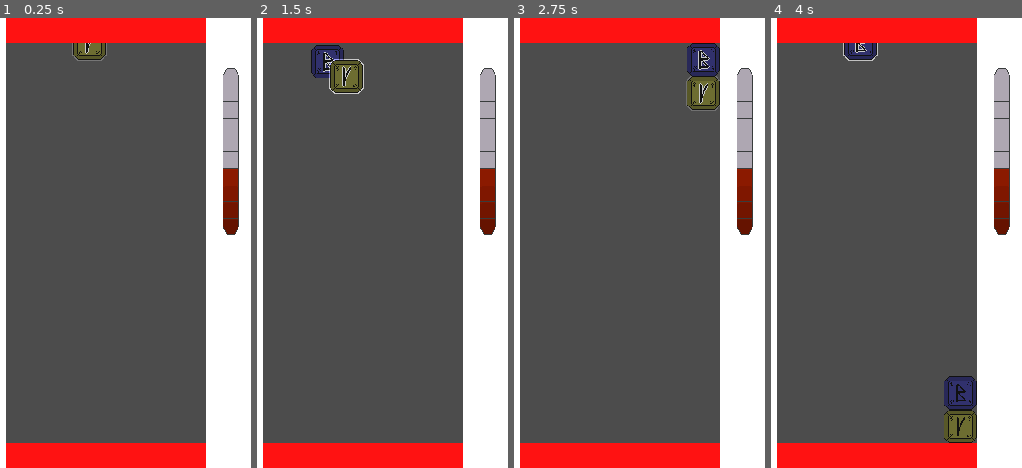
Above: before the commit, frames 1-4 (left to right).
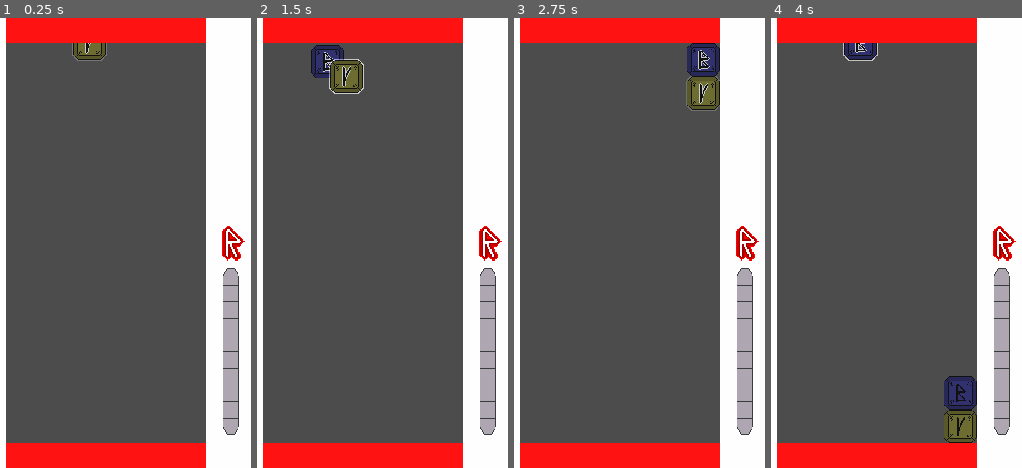
Above: after the commit, the same moments.

Repository: dreamblader/rune_ruckus
Game: Godot game, scene res://game_scene.tscn
The game is run twice, just before and just after one commit, with the same random seed, the same clock (stepped at 60 frames per second) and the same inputs.
Inputs:
- Up to frame 1 (0.25 s): no input
- Up to frame 2 (1.5 s): tap Enter (ui_accept) at 0.5, 0.77 s; hold Right (ui_right) 0.53-1.28 s; hold S (drop) 0.53-1.28 s; hold Down (ui_down) from 1.28 s (still down); tap A (rotate_l) at 1.35 s
- Up to frame 3 (2.75 s): tap Enter (ui_accept) at 1.52, 2 s; release Down (ui_down) at 2.03 s; hold Right (ui_right) from 2.03 s (still down); hold D (rotate_r) from 2.03 s (still down)
- Up to frame 4 (4 s): release D (rotate_r) at 2.78 s; tap S (drop) at 2.85 s; tap Enter (ui_accept) at 3.02, 3.77 s; release Right (ui_right) at 3.53 s; hold Left (ui_left) from 3.53 s (still down); hold A (rotate_l) from 3.53 s (still down)

The runs differ from the first frame. In frame 1, 4.9% of the frame differs, in the area x 88-98%, y 11-93%; in frame 2, 4.9%; in frame 3, 4.9%; in frame 4, 4.9%.

Commit message:
added generic rune scene added gui content and bar symbols + code (need test)

Diff:
--- a/game_scene.tscn
+++ b/game_scene.tscn
@@ -1,13 +1,21 @@
-[gd_scene load_steps=3 format=2]
+[gd_scene load_steps=4 format=2]
 
 [ext_resource path="res://main/board.tscn" type="PackedScene" id=1]
-[ext_resource path="res://ui/progress_bar/progress_bar_scene.tscn" type="PackedScene" id=2]
+[ext_resource path="res://ui/data_content_scene.tscn" type="PackedScene" id=2]
+
+[sub_resource type="Environment" id=1]
+background_mode = 4
+glow_enabled = true
+glow_hdr_threshold = 1.5
 
 [node name="Game" type="HBoxContainer"]
 pause_mode = 2
 anchor_right = 1.0
 anchor_bottom = 1.0
 custom_constants/separation = 0
+
+[node name="WorldEnvironment" type="WorldEnvironment" parent="."]
+environment = SubResource( 1 )
 
 [node name="LeftPadding" type="MarginContainer" parent="."]
 margin_right = 420.0
@@ -60,20 +68,10 @@
 margin_left = 900.0
 margin_right = 1920.0
 margin_bottom = 1080.0
-rect_min_size = Vector2( 1020, 0 )
+rect_min_size = Vector2( 1020, 1080 )
 custom_constants/margin_right = 0
 custom_constants/margin_top = 0
 custom_constants/margin_left = 0
 custom_constants/margin_bottom = 0
 
-[node name="ColorRect" type="ColorRect" parent="RightContainer"]
-margin_right = 1020.0
-margin_bottom = 1080.0
-
-[node name="RedProgress" parent="RightContainer" instance=ExtResource( 2 )]
-anchor_top = 0.0
-anchor_bottom = 0.0
-margin_top = 0.0
-margin_right = 1020.0
-margin_bottom = 1080.0
-rect_scale = Vector2( 1, 1 )
+[node name="DataContent" parent="RightContainer" instance=ExtResource( 2 )]
--- a/main/board.tscn
+++ b/main/board.tscn
@@ -1,10 +1,8 @@
-[gd_scene load_steps=8 format=2]
+[gd_scene load_steps=6 format=2]
 
-[ext_resource path="res://runes/red/rune_red_scene.tscn" type="PackedScene" id=1]
 [ext_resource path="res://main/board_script.gd" type="Script" id=2]
 [ext_resource path="res://main/player.tscn" type="PackedScene" id=3]
-[ext_resource path="res://runes/blue/rune_blue_scene.tscn" type="PackedScene" id=4]
-[ext_resource path="res://runes/yellow/rune_yellow_scene.tscn" type="PackedScene" id=5]
+[ext_resource path="res://runes/rune_scene.tscn" type="PackedScene" id=5]
 
 [sub_resource type="RectangleShape2D" id=2]
 extents = Vector2( 40, 600 )
@@ -15,9 +13,7 @@
 [node name="Board" type="Node2D"]
 pause_mode = 2
 script = ExtResource( 2 )
-red_rune = ExtResource( 1 )
-blue_rune = ExtResource( 4 )
-yellow_rune = ExtResource( 5 )
+rune_scene = ExtResource( 5 )
 
 [node name="WallLeft" type="StaticBody2D" parent="."]
 position = Vector2( -80, 0 )
--- a/main/board_script.gd
+++ b/main/board_script.gd
@@ -16,9 +16,7 @@
 var next_runes: Array = []
 var rng = RandomNumberGenerator.new()
 
-export (PackedScene) var red_rune
-export (PackedScene) var blue_rune
-export (PackedScene) var yellow_rune
+export (PackedScene) var rune_scene
 
 onready var player = $Player
 
@@ -87,28 +85,16 @@
 
 
 func _on_Player_place_runes(insta_position, pivot_rune, side_rune) -> void:
-	var new_rune_from_pivot = get_rune_instance(pivot_rune)
-	var new_rune_from_side = get_rune_instance(side_rune)
-	put_new_rune(insta_position + pivot_rune.position, new_rune_from_pivot)
-	put_new_rune(insta_position + side_rune.position, new_rune_from_side)
+	put_new_rune(insta_position + pivot_rune.position, pivot_rune)
+	put_new_rune(insta_position + side_rune.position, side_rune)
 	solve(1)
 
 
-func put_new_rune(rune_position, new_rune) -> void:
+func put_new_rune(rune_position, old_rune) -> void:
+	var new_rune = rune_scene.instance()
 	new_rune.add_to_group("Rune")
 	new_rune.position = rune_position
 	new_rune.gravity = GRAVITY
 	new_rune.fade_time = FADE_TIME
 	add_child(new_rune)
-
-
-func get_rune_instance(rune) -> Node:
-	match rune.color:
-		rune.COLOR.RED:
-			return red_rune.instance()
-		rune.COLOR.YELLOW:
-			return yellow_rune.instance()
-		rune.COLOR.BLUE:
-			return blue_rune.instance()
-		_:
-			return red_rune.instance()
+	new_rune.color = old_rune.color
--- /dev/null
+++ b/runes/blue/blue_rune.tres
@@ -0,0 +1,28 @@
+[gd_resource type="SpriteFrames" load_steps=7 format=2]
+
+[ext_resource path="res://runes/blue/rune_b_sprite_sheet.png" type="Texture" id=1]
+[ext_resource path="res://runes/blue/rune_b_chain_sprite_sheet.png" type="Texture" id=2]
+
+[sub_resource type="AtlasTexture" id=18]
+atlas = ExtResource( 1 )
+region = Rect2( 0, 0, 46, 46 )
+
+[sub_resource type="AtlasTexture" id=20]
+atlas = ExtResource( 2 )
+region = Rect2( 40, 0, 40, 40 )
+
+[sub_resource type="AtlasTexture" id=21]
+atlas = ExtResource( 2 )
+region = Rect2( 80, 0, 40, 40 )
+
+[sub_resource type="AtlasTexture" id=22]
+atlas = ExtResource( 2 )
+region = Rect2( 120, 0, 40, 40 )
+
+[resource]
+animations = [ {
+"frames": [ SubResource( 18 ), SubResource( 20 ), SubResource( 21 ), SubResource( 22 ) ],
+"loop": true,
+"name": "default",
+"speed": 5.0
+} ]
--- a/runes/blue/rune_blue_scene.tscn
+++ /dev/null
@@ -1,53 +0,0 @@
-[gd_scene load_steps=10 format=2]
-
-[ext_resource path="res://runes/rune_script.gd" type="Script" id=1]
-[ext_resource path="res://runes/blue/rune_b_chain_sprite_sheet.png" type="Texture" id=2]
-[ext_resource path="res://runes/blue/rune_b_sprite_sheet.png" type="Texture" id=3]
-
-[sub_resource type="AtlasTexture" id=18]
-atlas = ExtResource( 3 )
-region = Rect2( 0, 0, 46, 46 )
-
-[sub_resource type="AtlasTexture" id=20]
-atlas = ExtResource( 2 )
-region = Rect2( 40, 0, 40, 40 )
-
-[sub_resource type="AtlasTexture" id=21]
-atlas = ExtResource( 2 )
-region = Rect2( 80, 0, 40, 40 )
-
-[sub_resource type="AtlasTexture" id=22]
-atlas = ExtResource( 2 )
-region = Rect2( 120, 0, 40, 40 )
-
-[sub_resource type="SpriteFrames" id=23]
-animations = [ {
-"frames": [ SubResource( 18 ), SubResource( 20 ), SubResource( 21 ), SubResource( 22 ) ],
-"loop": true,
-"name": "default",
-"speed": 5.0
-} ]
-
-[sub_resource type="RectangleShape2D" id=17]
-extents = Vector2( 20, 40 )
-
-[node name="RuneBlue" type="KinematicBody2D"]
-script = ExtResource( 1 )
-color = 2
-
-[node name="AnimatedSprite" type="AnimatedSprite" parent="."]
-position = Vector2( 40, 40 )
-scale = Vector2( 2, 2 )
-frames = SubResource( 23 )
-
-[node name="CollisionShape2D" type="CollisionShape2D" parent="."]
-position = Vector2( 40, 40 )
-shape = SubResource( 17 )
-
-[node name="DetectUp" type="RayCast2D" parent="."]
-position = Vector2( 40, 0 )
-rotation = 3.14159
-
-[node name="DetectRigth" type="RayCast2D" parent="."]
-position = Vector2( 80, 40 )
-rotation = -1.5708
--- /dev/null
+++ b/runes/red/red_rune.tres
@@ -0,0 +1,28 @@
+[gd_resource type="SpriteFrames" load_steps=7 format=2]
+
+[ext_resource path="res://runes/red/rune_r_sprite_sheet.png" type="Texture" id=1]
+[ext_resource path="res://runes/red/rune_r _chain_spritesheet.png" type="Texture" id=2]
+
+[sub_resource type="AtlasTexture" id=12]
+atlas = ExtResource( 1 )
+region = Rect2( 0, 0, 46, 46 )
+
+[sub_resource type="AtlasTexture" id=14]
+atlas = ExtResource( 2 )
+region = Rect2( 40, 0, 40, 40 )
+
+[sub_resource type="AtlasTexture" id=15]
+atlas = ExtResource( 2 )
+region = Rect2( 80, 0, 40, 40 )
+
+[sub_resource type="AtlasTexture" id=16]
+atlas = ExtResource( 2 )
+region = Rect2( 120, 0, 40, 40 )
+
+[resource]
+animations = [ {
+"frames": [ SubResource( 12 ), SubResource( 14 ), SubResource( 15 ), SubResource( 16 ) ],
+"loop": true,
+"name": "default",
+"speed": 7.0
+} ]
--- a/runes/red/rune_red_scene.tscn
+++ /dev/null
@@ -1,55 +0,0 @@
-[gd_scene load_steps=10 format=2]
-
-[ext_resource path="res://runes/red/rune_r _chain_spritesheet.png" type="Texture" id=1]
-[ext_resource path="res://runes/red/rune_r_sprite_sheet.png" type="Texture" id=2]
-[ext_resource path="res://runes/rune_script.gd" type="Script" id=3]
-
-[sub_resource type="AtlasTexture" id=12]
-atlas = ExtResource( 2 )
-region = Rect2( 0, 0, 46, 46 )
-
-[sub_resource type="AtlasTexture" id=14]
-atlas = ExtResource( 1 )
-region = Rect2( 40, 0, 40, 40 )
-
-[sub_resource type="AtlasTexture" id=15]
-atlas = ExtResource( 1 )
-region = Rect2( 80, 0, 40, 40 )
-
-[sub_resource type="AtlasTexture" id=16]
-atlas = ExtResource( 1 )
-region = Rect2( 120, 0, 40, 40 )
-
-[sub_resource type="SpriteFrames" id=8]
-animations = [ {
-"frames": [ SubResource( 12 ), SubResource( 14 ), SubResource( 15 ), SubResource( 16 ) ],
-"loop": true,
-"name": "default",
-"speed": 7.0
-} ]
-
-[sub_resource type="RectangleShape2D" id=9]
-extents = Vector2( 20, 40 )
-
-[node name="RuneRed" type="KinematicBody2D"]
-script = ExtResource( 3 )
-__meta__ = {
-"_edit_group_": true
-}
-
-[node name="AnimatedSprite" type="AnimatedSprite" parent="."]
-position = Vector2( 40, 40 )
-scale = Vector2( 2, 2 )
-frames = SubResource( 8 )
-
-[node name="CollisionShape2D" type="CollisionShape2D" parent="."]
-position = Vector2( 40, 40 )
-shape = SubResource( 9 )
-
-[node name="DetectUp" type="RayCast2D" parent="."]
-position = Vector2( 40, 0 )
-rotation = 3.14159
-
-[node name="DetectRigth" type="RayCast2D" parent="."]
-position = Vector2( 80, 40 )
-rotation = -1.5708
--- /dev/null
+++ b/runes/rune_scene.tscn
@@ -0,0 +1,32 @@
+[gd_scene load_steps=6 format=2]
+
+[ext_resource path="res://runes/yellow/yellow_rune.tres" type="SpriteFrames" id=1]
+[ext_resource path="res://runes/rune_script.gd" type="Script" id=2]
+[ext_resource path="res://runes/red/red_rune.tres" type="SpriteFrames" id=3]
+[ext_resource path="res://runes/blue/blue_rune.tres" type="SpriteFrames" id=4]
+
+[sub_resource type="RectangleShape2D" id=18]
+extents = Vector2( 20, 40 )
+
+[node name="Rune" type="KinematicBody2D"]
+script = ExtResource( 2 )
+red_rune = ExtResource( 3 )
+yellow_rune = ExtResource( 1 )
+blue_rune = ExtResource( 4 )
+
+[node name="AnimatedSprite" type="AnimatedSprite" parent="."]
+position = Vector2( 40, 40 )
+scale = Vector2( 2, 2 )
+frames = ExtResource( 1 )
+
+[node name="CollisionShape2D" type="CollisionShape2D" parent="."]
+position = Vector2( 40, 40 )
+shape = SubResource( 18 )
+
+[node name="DetectUp" type="RayCast2D" parent="."]
+position = Vector2( 40, 0 )
+rotation = 3.14159
+
+[node name="DetectRigth" type="RayCast2D" parent="."]
+position = Vector2( 80, 40 )
+rotation = -1.5708
--- a/runes/rune_script.gd
+++ b/runes/rune_script.gd
@@ -6,7 +6,11 @@
 enum COLOR { RED, YELLOW, BLUE, GREEN , PURPLE, ORANGE, NONE}
 enum SIDE {VERTICAL, HORIZONTAL}
 
-export (COLOR) var color = COLOR.RED
+export (SpriteFrames) var red_rune
+export (SpriteFrames) var yellow_rune
+export (SpriteFrames) var blue_rune
+
+export (COLOR) var color = COLOR.RED setget set_color
 
 var chains: Array = [[],[]]
 
@@ -36,6 +40,7 @@
 	var snap_x = round(position.x/snap_size) * snap_size
 	sprite.frame = 0
 	column_pos = snap_x
+	set_color(color)
 
 
 func _process(delta: float) -> void:
@@ -46,6 +51,19 @@
 			collision_check(collision.collider)
 	elif does_exist && !is_floating:
 		emit_signal("touch_the_ground")
+
+
+func set_color(color_value: int) -> void:
+	color = color_value
+	match color_value:
+		COLOR.RED:
+			sprite.frames = red_rune
+		COLOR.YELLOW:
+			sprite.frames = yellow_rune
+		COLOR.BLUE:
+			sprite.frames = blue_rune
+		_:
+			push_error("INCORRECT SET COLOR EXCEPTION") #TODO
 
 
 func collision_check(collider:Object) -> void:
--- a/runes/yellow/rune_yellow_scene.tscn
+++ /dev/null
@@ -1,53 +0,0 @@
-[gd_scene load_steps=10 format=2]
-
-[ext_resource path="res://runes/rune_script.gd" type="Script" id=1]
-[ext_resource path="res://runes/yellow/rune_y_sprite_sheet.png" type="Texture" id=2]
-[ext_resource path="res://runes/yellow/rune_y_chain_sprite_sheet.png" type="Texture" id=3]
-
-[sub_resource type="AtlasTexture" id=24]
-atlas = ExtResource( 2 )
-region = Rect2( 0, 0, 46, 46 )
-
-[sub_resource type="AtlasTexture" id=20]
-atlas = ExtResource( 3 )
-region = Rect2( 0, 0, 40, 40 )
-
-[sub_resource type="AtlasTexture" id=21]
-atlas = ExtResource( 3 )
-region = Rect2( 80, 0, 40, 40 )
-
-[sub_resource type="AtlasTexture" id=22]
-atlas = ExtResource( 3 )
-region = Rect2( 120, 0, 40, 40 )
-
-[sub_resource type="SpriteFrames" id=23]
-animations = [ {
-"frames": [ SubResource( 24 ), SubResource( 20 ), SubResource( 21 ), SubResource( 22 ) ],
-"loop": true,
-"name": "default",
-"speed": 5.0
-} ]
-
-[sub_resource type="RectangleShape2D" id=18]
-extents = Vector2( 20, 40 )
-
-[node name="RuneYellow" type="KinematicBody2D"]
-script = ExtResource( 1 )
-color = 1
-
-[node name="AnimatedSprite" type="AnimatedSprite" parent="."]
-position = Vector2( 40, 40 )
-scale = Vector2( 2, 2 )
-frames = SubResource( 23 )
-
-[node name="CollisionShape2D" type="CollisionShape2D" parent="."]
-position = Vector2( 40, 40 )
-shape = SubResource( 18 )
-
-[node name="DetectUp" type="RayCast2D" parent="."]
-position = Vector2( 40, 0 )
-rotation = 3.14159
-
-[node name="DetectRigth" type="RayCast2D" parent="."]
-position = Vector2( 80, 40 )
-rotation = -1.5708
--- /dev/null
+++ b/runes/yellow/yellow_rune.tres
@@ -0,0 +1,28 @@
+[gd_resource type="SpriteFrames" load_steps=7 format=2]
+
+[ext_resource path="res://runes/yellow/rune_y_chain_sprite_sheet.png" type="Texture" id=1]
+[ext_resource path="res://runes/yellow/rune_y_sprite_sheet.png" type="Texture" id=2]
+
+[sub_resource type="AtlasTexture" id=24]
+atlas = ExtResource( 2 )
+region = Rect2( 0, 0, 46, 46 )
+
+[sub_resource type="AtlasTexture" id=20]
+atlas = ExtResource( 1 )
+region = Rect2( 0, 0, 40, 40 )
+
+[sub_resource type="AtlasTexture" id=21]
+atlas = ExtResource( 1 )
+region = Rect2( 80, 0, 40, 40 )
+
+[sub_resource type="AtlasTexture" id=22]
+atlas = ExtResource( 1 )
+region = Rect2( 120, 0, 40, 40 )
+
+[resource]
+animations = [ {
+"frames": [ SubResource( 24 ), SubResource( 20 ), SubResource( 21 ), SubResource( 22 ) ],
+"loop": true,
+"name": "default",
+"speed": 5.0
+} ]
--- /dev/null
+++ b/ui/data_content_scene.tscn
@@ -0,0 +1,18 @@
+[gd_scene load_steps=2 format=2]
+
+[ext_resource path="res://ui/progress_bar/progress_bar_scene.tscn" type="PackedScene" id=1]
+
+[node name="DataContent" type="Control"]
+margin_right = 1020.0
+margin_bottom = 1080.0
+rect_min_size = Vector2( 1020, 1080 )
+
+[node name="ColorRect" type="ColorRect" parent="."]
+margin_right = 1020.0
+margin_bottom = 1080.0
+
+[node name="RedProgress" parent="." instance=ExtResource( 1 )]
+margin_top = -60.0
+margin_right = 1020.0
+margin_bottom = 1560.0
+rect_scale = Vector2( 1, 1 )
--- a/ui/progress_bar/progress_bar_scene.tscn
+++ b/ui/progress_bar/progress_bar_scene.tscn
@@ -1,8 +1,12 @@
-[gd_scene load_steps=4 format=2]
+[gd_scene load_steps=8 format=2]
 
 [ext_resource path="res://ui/progress_bar/remove_bar_under.png" type="Texture" id=1]
 [ext_resource path="res://ui/progress_bar/remove_bar_over.png" type="Texture" id=2]
 [ext_resource path="res://ui/progress_bar/remove_bar_progress.png" type="Texture" id=3]
+[ext_resource path="res://ui/progress_bar/progress_bar_script.gd" type="Script" id=4]
+[ext_resource path="res://ui/symbols/r_symbol.png" type="Texture" id=5]
+[ext_resource path="res://ui/symbols/b_symbol.png" type="Texture" id=6]
+[ext_resource path="res://ui/symbols/y_symbol.png" type="Texture" id=7]
 
 [node name="ColorProgress" type="Control"]
 anchor_top = 0.5
@@ -11,11 +15,17 @@
 margin_right = 120.0
 margin_bottom = -140.0
 rect_scale = Vector2( 2, 2 )
+script = ExtResource( 4 )
+red_symbol = ExtResource( 5 )
+blue_symbol = ExtResource( 6 )
+yellow_symbol = ExtResource( 7 )
 
 [node name="Label" type="TextureRect" parent="."]
 margin_right = 120.0
 margin_bottom = 120.0
 rect_min_size = Vector2( 120, 120 )
+texture = ExtResource( 6 )
+expand = true
 
 [node name="ProgressBar" type="TextureProgress" parent="."]
 margin_left = 40.0
@@ -25,9 +35,7 @@
 rect_scale = Vector2( 2, 2 )
 max_value = 50.0
 step = 0.1
-value = 20.0
 texture_under = ExtResource( 1 )
 texture_over = ExtResource( 2 )
 texture_progress = ExtResource( 3 )
 fill_mode = 3
-tint_progress = Color( 1, 0.1875, 0, 1 )
--- /dev/null
+++ b/ui/progress_bar/progress_bar_script.gd
@@ -0,0 +1,72 @@
+extends Control
+
+enum COLOR { RED, YELLOW, BLUE, GREEN , PURPLE, ORANGE}
+
+export (StreamTexture) var red_symbol
+export (StreamTexture) var blue_symbol
+export (StreamTexture) var yellow_symbol
+export (COLOR) var my_color
+export (float) var fill_time = 0.35
+export (float) var glow_time = 0.15
+
+onready var symbol = $Label
+onready var bar = $ProgressBar
+
+var points:float
+
+signal bar_complete(color)
+
+func _ready() -> void:
+	colorize()
+	points = bar.value
+
+
+func colorize() -> void:
+	match my_color:
+		COLOR.RED:
+			apply_color(red_symbol, Color(1.0, 0.19 , 0.0))
+		COLOR.BLUE:
+			apply_color(blue_symbol, Color(0.0, 0.19 , 1.0))
+		COLOR.YELLOW:
+			apply_color(yellow_symbol, Color(1.0, 1.0 , 0.0))
+
+
+func apply_color(new_symbol:StreamTexture, tint:Color) -> void:
+	symbol.texture = new_symbol
+	bar.tint_progress = tint
+
+
+func add_points(value:int) -> void:
+	points += value
+	fill_bar()
+
+
+func fill_bar() -> void:
+	var tween = create_tween()
+	tween.tween_property(bar, "value", min(points, bar.max_value), fill_time)
+	tween.set_trans(Tween.TRANS_SINE)
+	tween.connect("finished", self, "check_complete")
+
+
+func check_complete() -> void:
+	if points >= bar.max_value:
+		points -= bar.max_value
+		create_tween().tween_property(symbol, "modulate", get_glow_color(), glow_time).set_trans(Tween.TRANS_LINEAR).connect("finished", self, "reset_glow")
+		emit_signal("bar_complete", my_color)
+		fill_bar()
+
+
+func reset_glow() -> void:
+	create_tween().tween_property(symbol, "modulate", Color(1.0, 1.0, 1.0), glow_time).set_trans(Tween.TRANS_LINEAR)
+
+
+func get_glow_color() -> Color:
+		match my_color:
+			COLOR.RED:
+				return Color(3.0, 1.0 , 1.0)
+			COLOR.BLUE:
+				return Color(1.0, 1.0 , 3.0)
+			COLOR.YELLOW:
+				return Color(3.0, 3.0 , 1.0)
+			_:
+				return Color(1.0, 1.0, 1.0)
Binary file added: ui/symbols/b_symbol.png
Not shown, added: ui/symbols/b_symbol.png.import
Binary file added: ui/symbols/r_symbol.png
Not shown, added: ui/symbols/r_symbol.png.import
Binary file added: ui/symbols/y_symbol.png
Not shown, added: ui/symbols/y_symbol.png.import
